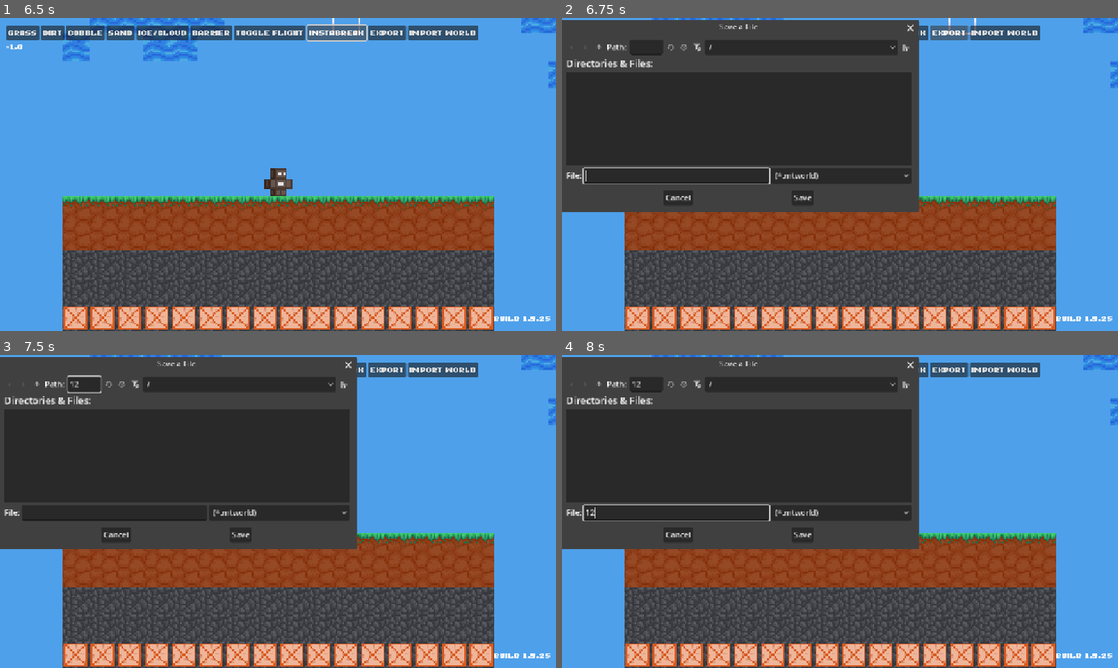
Above: before the commit, frames 1-4 (two rows, left to right).
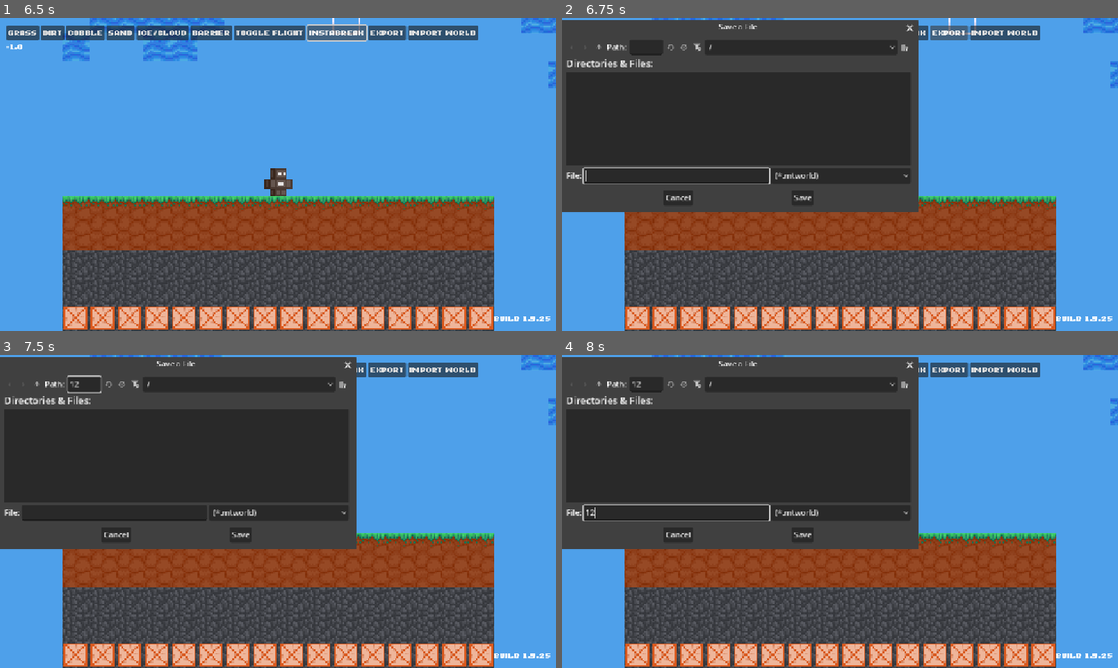
Above: after the commit, the same moments.

Repository: artelephantb/naichthushal
Game: Godot game, scene res://scenes/world.tscn
Two runs of this game, one before a commit and one after it. Both use one fixed random seed, a clock stepped at 60 frames per second and the inputs below.
Inputs (mouse positions are in pixels of both pictures, inside the frame that each line leads up to):
- Up to frame 1 (6.5 s): click "Grass" at 0.5 s; click "Dirt" at 1.25 s; click "Cobble" at 2 s; click "Sand" at 2.75 s; click "Ice/Cloud" at 3.5 s; click "Barrier" at 4.25 s; click "Toggle Flight" at 5 s; click "Instabreak" at 5.75 s
- Up to frame 2 (6.75 s): click "Export" at 6.5 s
- Up to frame 3 (7.5 s): click (83, 383) at 7.27 s; type "12" at 7.35 s
- Up to frame 4 (8 s): click (678, 511) at 7.5 s; type "12" at 7.58 s

Frame 1 is identical in both runs. In frame 2, 0.2% of the frame differs, in the area x 9-65%, y 0-62%; in frame 3, 0.2%; in frame 4, 0.2%.

Commit message:
Added play_ambiant_music option

Diff:
--- a/scripts/world.gd
+++ b/scripts/world.gd
@@ -6,6 +6,8 @@
 const PROJECT_4 = preload('res://songs/project_4.wav')
 
 @onready var tile_layer = $TileMapLayer
+
+var play_ambiant_music = true
 
 func etch_block(name: String, title: String, texture: Vector2i, break_time: float):
 	BLOCKS.append({'name':name, 'title':title, 'texture':texture, 'break_time':break_time})
@@ -34,7 +36,7 @@
 	$BlockSelection.safe_area.w = $Player.position.y + 16
 	$"CanvasLayer/BreakTime".text = str($BlockSelection.break_timer)
 
-	if not $AmbianceMusic.playing and randi_range(0, 1) == 0:
+	if play_ambiant_music and not $AmbianceMusic.playing and randi_range(0, 50000) == 0:
 		if randi_range(0, 1) == 0:
 			$AmbianceMusic.stream = PROJECT_3
 		else:
